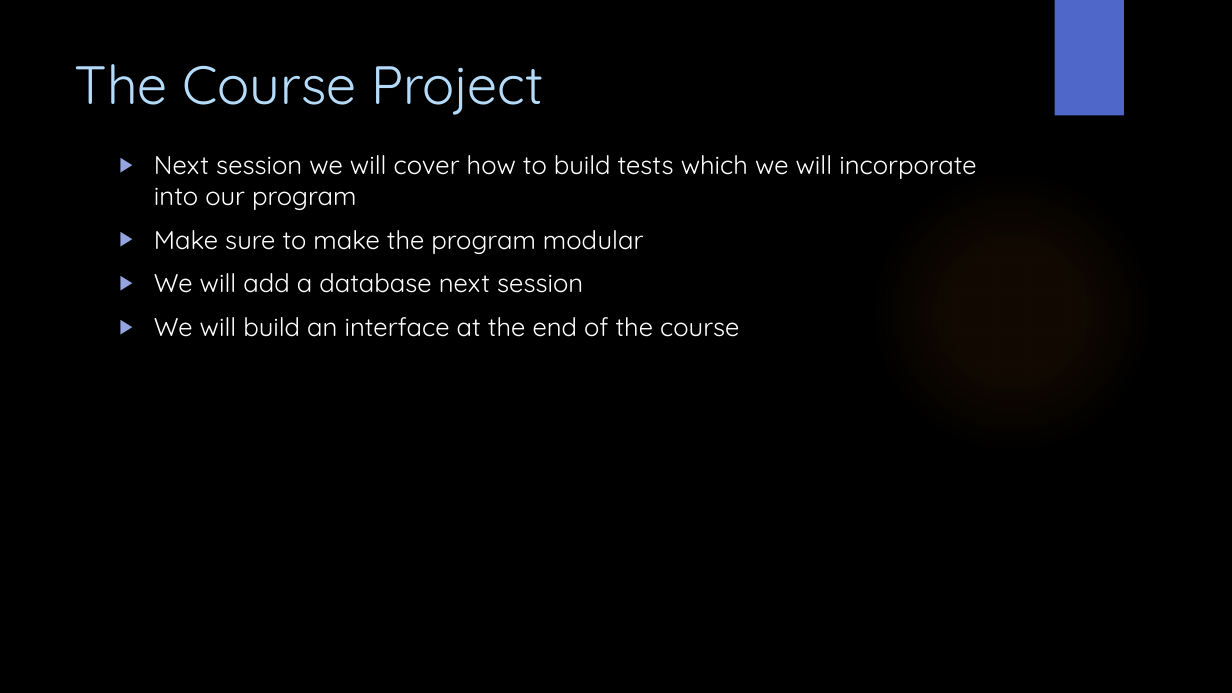
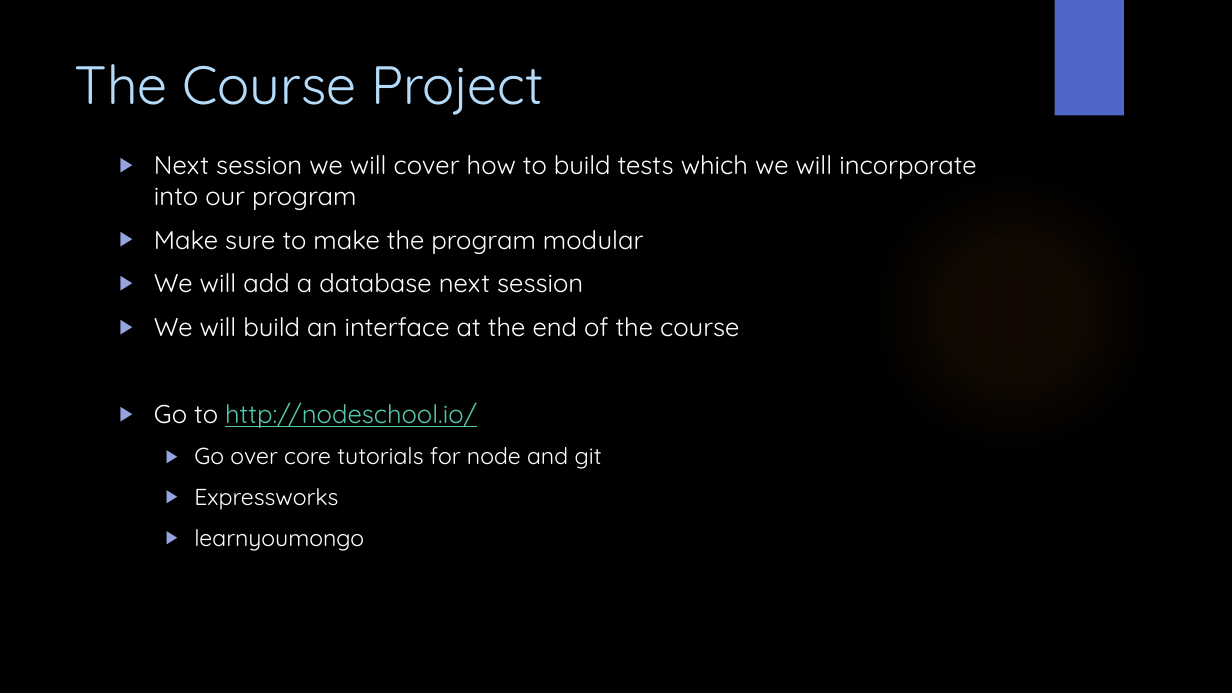
Before and after one commit to WitsSoftDev/SoftDev2016, a slide deck: slide 26 of Session 2/Softdev Session 2 2016.pptx (slide 25 before the commit). Drawn at 1232x693 pixels with LibreOffice and Linux fonts; fonts in the diff are those of the drawing; background and template pictures are left out. Boxes give left, top, right and bottom in pixels: in the first picture for what was removed or moved away, otherwise in the second. Text is boxed around its words. In the diff, an @@ line names an element or a change of style, - is before the commit and + after.

```diff
--- a/Session 2/Softdev Session 2 2016.pptx
+++ b/Session 2/Softdev Session 2 2016.pptx
@@ text at (154,402,602,551): paragraphs added @@
+▶ Go to http://nodeschool.io/
+  ▶ Go over core tutorials for node and git
+  ▶ Expressworks
+  ▶ learnyoumongo
```
Also in this commit, not shown: 3 other slides changed, 1 slide added, 4 other files.
